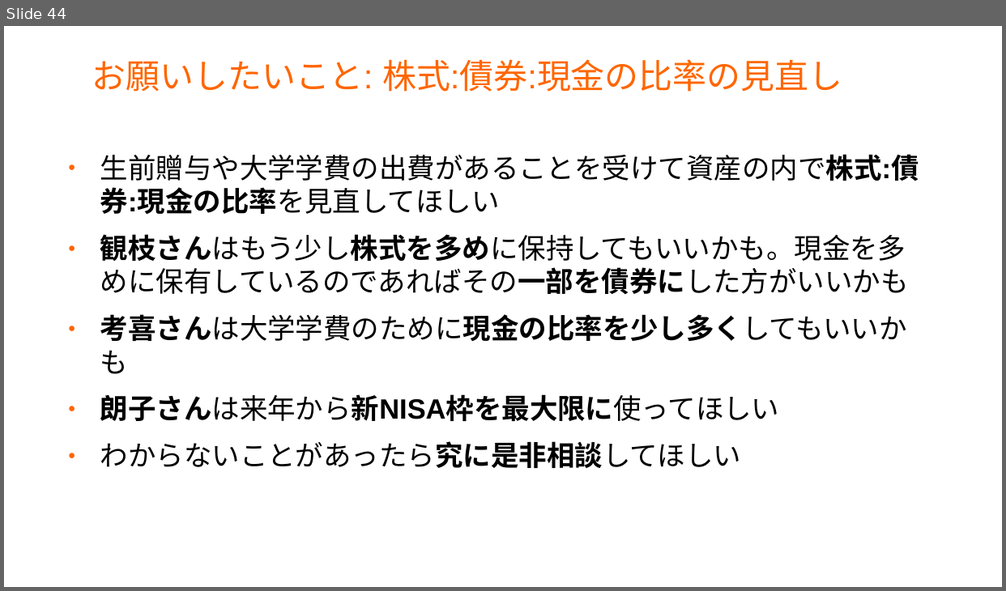
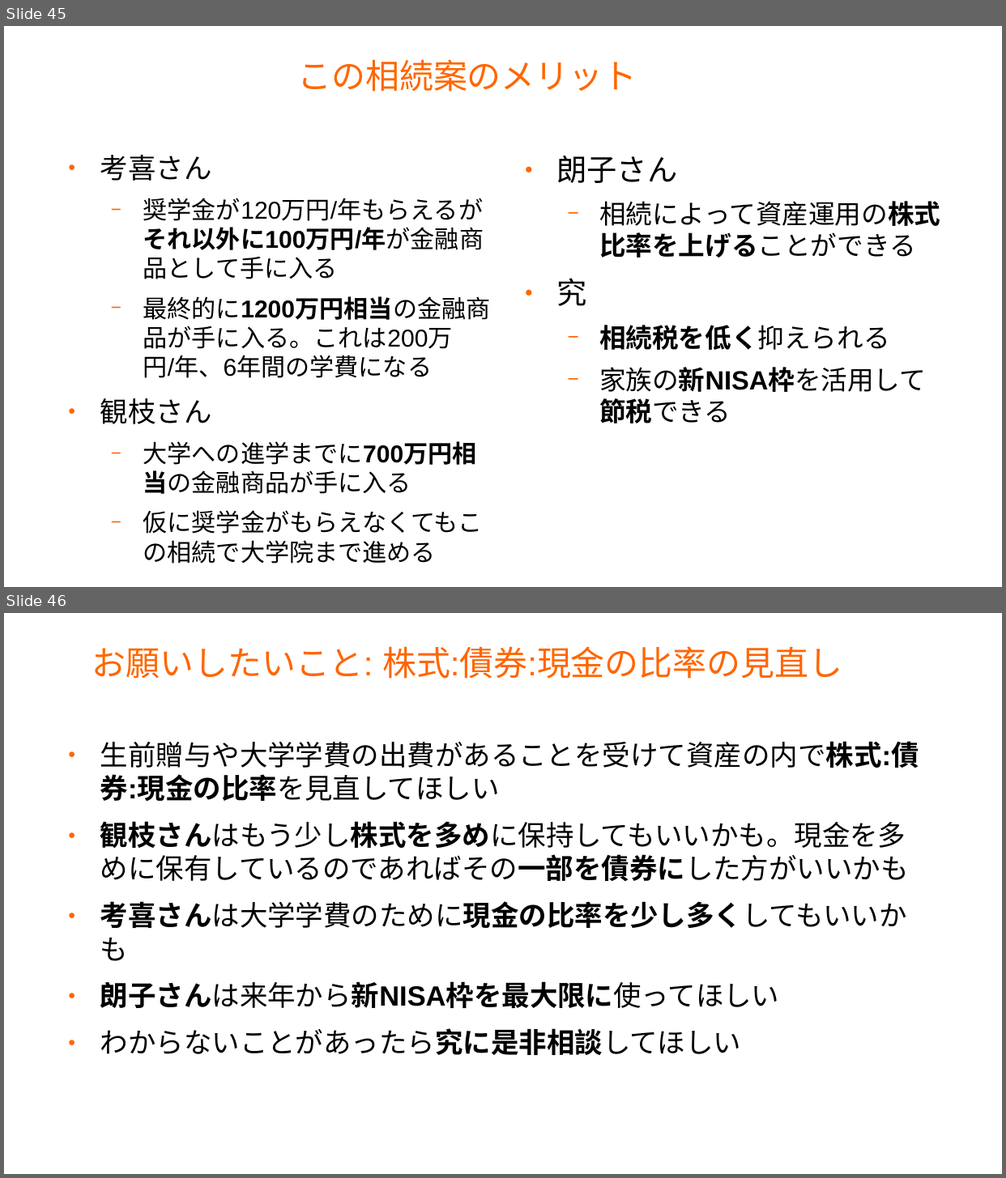
Before and after one commit to master-q/masterq-docs, a slide deck: presentations/20231126-invest_report/20231126-invest_report.odp. Shown one above the other, each under a label of ours: slide 44 before the commit, slides 45 and 46 after it. The pictures are 1006x591 and 1006x1178 pixels, drawn with LibreOffice and Linux fonts; fonts in the diff are those of the drawing; background and template pictures are left out. Boxes give left, top, right and bottom in pixels: in the first picture for what was removed or moved away, otherwise in the second. Text is boxed around its words. In the diff, an @@ line names an element or a change of style, - is before the commit and + after.

```diff
--- a/presentations/20231126-invest_report/20231126-invest_report.odp
+++ b/presentations/20231126-invest_report/20231126-invest_report.odp
@@ slide 45 added at box(4, 26, 1002, 587), background #FFFFFF @@
@@ title added at box(297, 59, 637, 92), 27 pt, text #FF6600 @@
+この相続案のメリット
@@ text added at box(100, 155, 491, 564), 19.4 pt, text #000000 @@
+● 考喜さん
+  − 奨学金が120万円/年もらえるがそれ以外に100万円/年が金融商品として手に入る
+  − 最終的に1200万円相当の金融商品が手に入る。これは200万円/年、6年間の学費になる
+● 観枝さん
+  − 大学への進学までに700万円相当の金融商品が手に入る
+  − 仮に奨学金がもらえなくてもこの相続で大学院まで進める
@@ text added at box(556, 156, 940, 392), 21 pt, text #000000 @@
+● 朗子さん
+  − 相続によって資産運用の株式比率を上げることができる
+● 究
+  − 相続税を低く抑えられる
+  − 家族の新NISA枠を活用して節税できる
@@ what was slide 44 is now slide 46 @@
```
Also in this commit, not shown: 7 slides changed, 1 other slide added.
